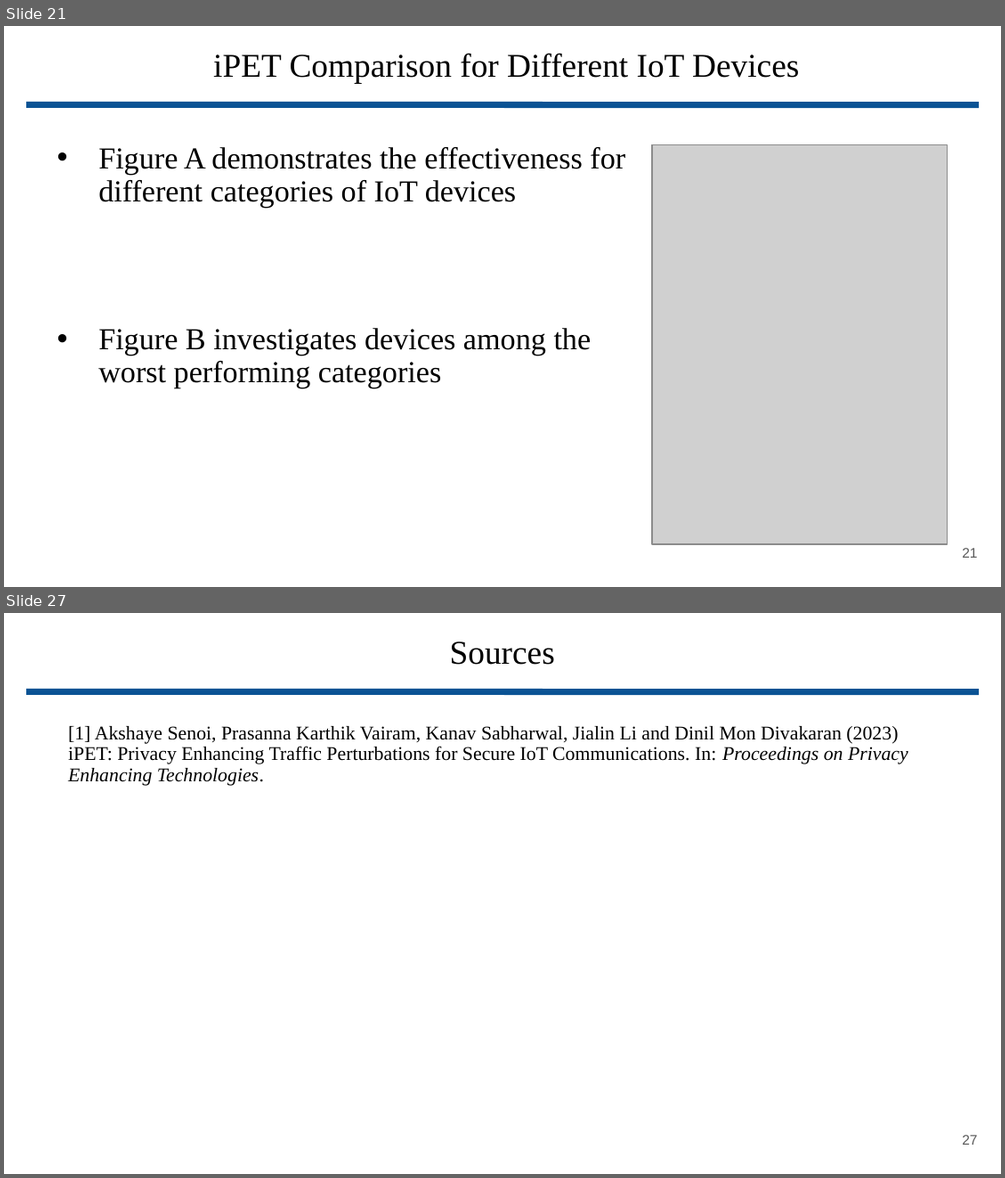
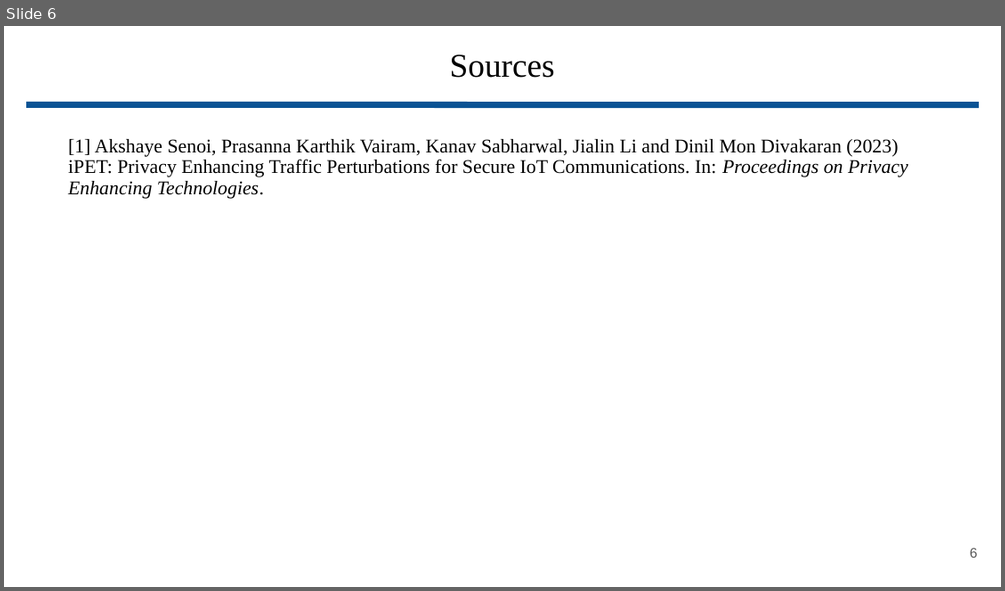
Before and after one commit to wbuz24/analysisProject, a slide deck: final.pptx. Shown one above the other, each under a label of ours: slides 21 and 27 before the commit, slide 6 after it; the slides between them are not shown. The pictures are 1005x1178 and 1005x591 pixels, drawn with LibreOffice and Linux fonts; fonts in the diff are those of the drawing; grey boxes stand for pictures. Boxes give left, top, right and bottom in pixels: in the first picture for what was removed or moved away, otherwise in the second. Text is boxed around its words. In the diff, an @@ line names an element or a change of style, - is before the commit and + after.

```diff
--- a/final.pptx
+++ b/final.pptx
@@ slide 21 removed at (4, 26, 1001, 587), background #FFFFFF @@
@@ title removed at (213, 53, 799, 83) @@
-iPET Comparison for Different IoT Devices
@@ line removed from (26, 104) to (979, 104) @@
@@ text removed at (98, 147, 625, 388) @@
-• Figure A demonstrates the effectiveness for different categories of IoT devices
-• Figure B investigates devices among the worst performing categories
@@ picture removed at (652, 144, 947, 543) @@
@@ page number removed at (962, 548, 977, 557) @@
-21
@@ what was slide 27 is now slide 6 @@
@@ page number at (970, 548, 978, 557): text changed @@
-27
+6
```
Also in this commit, not shown: 1 slide changed, 4 slides added, 24 other slides removed.
